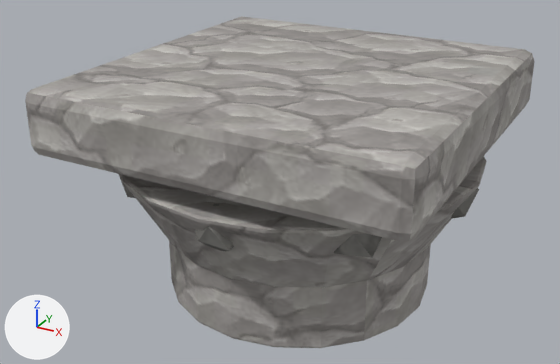
What one commit did to the glTF model assets/models/build/column_capital__clay_brick.glb.
One viewpoint serves both versions: a 50 mm camera at (0.725, -1.41, 0.931) aimed at (-0.037, -0.026, 0.239). The axes (+X, +Y, +Z) are drawn at lower left. The lights are the same throughout. The first picture is the older version. Vertices at exactly the same position are counted once.

The first picture shows 'model'.
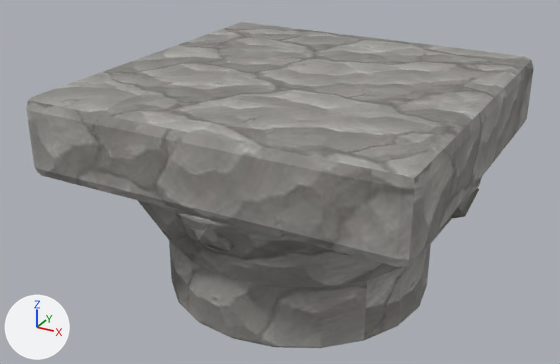
The change in detail:
me_cube is used by ob_model.
me_cube had 392 vertices, 740 faces and spanned x -0.4..0.4, y -0.4..0.4, z 0.0..0.5.
me_cube now has 392 vertices, 740 faces and spans x -0.4..0.4, y -0.4..0.4, z 0.0..0.485.
me_cube part 1: all 28 vertices in x -0.4..0.4, y -0.4..0.4, z 0.36..0.385 are moved by (0.0, 0.0, -0.045).
me_cube part 2: all 28 vertices in x -0.4..0.4, y -0.4..0.4, z 0.475..0.5 are moved by (0.0, 0.0, -0.015).
me_cube part 3: texture (UV) coordinates of 740 of 740 faces, centred in x -0.4..0.4, y -0.4..0.4, z 0.0..0.5, changed; they spanned u 0.46..1.86, v 0.67..1.75 and now span u 0.17..1.64, v 0.3..1.35.

Where the change shows, as pixel boxes [x1, y1, x2, y2] in the pictures (560 x 364 px; the box of a moved part takes in the faces that stretch with it):
'model', reshaped, surface changed: before [25, 16, 535, 348]; after [26, 22, 534, 348]
part 1 of me_cube, moved or reshaped: before [32, 102, 528, 241]; after [35, 120, 526, 267]
part 2 of me_cube, moved or reshaped: before [25, 16, 535, 234]; after [26, 22, 534, 260]
part 3 of me_cube, surface changed: [26, 22, 534, 348] in both
